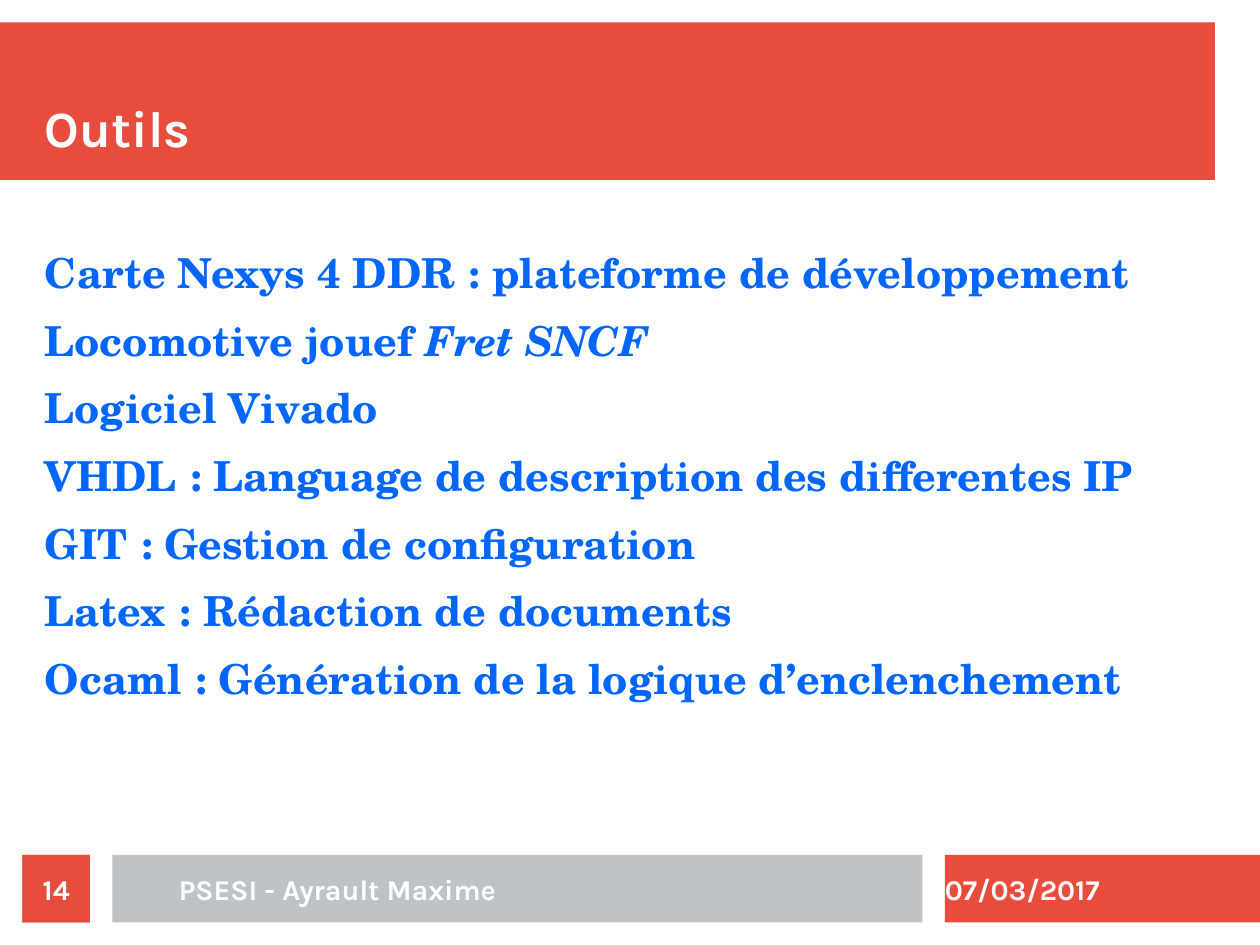
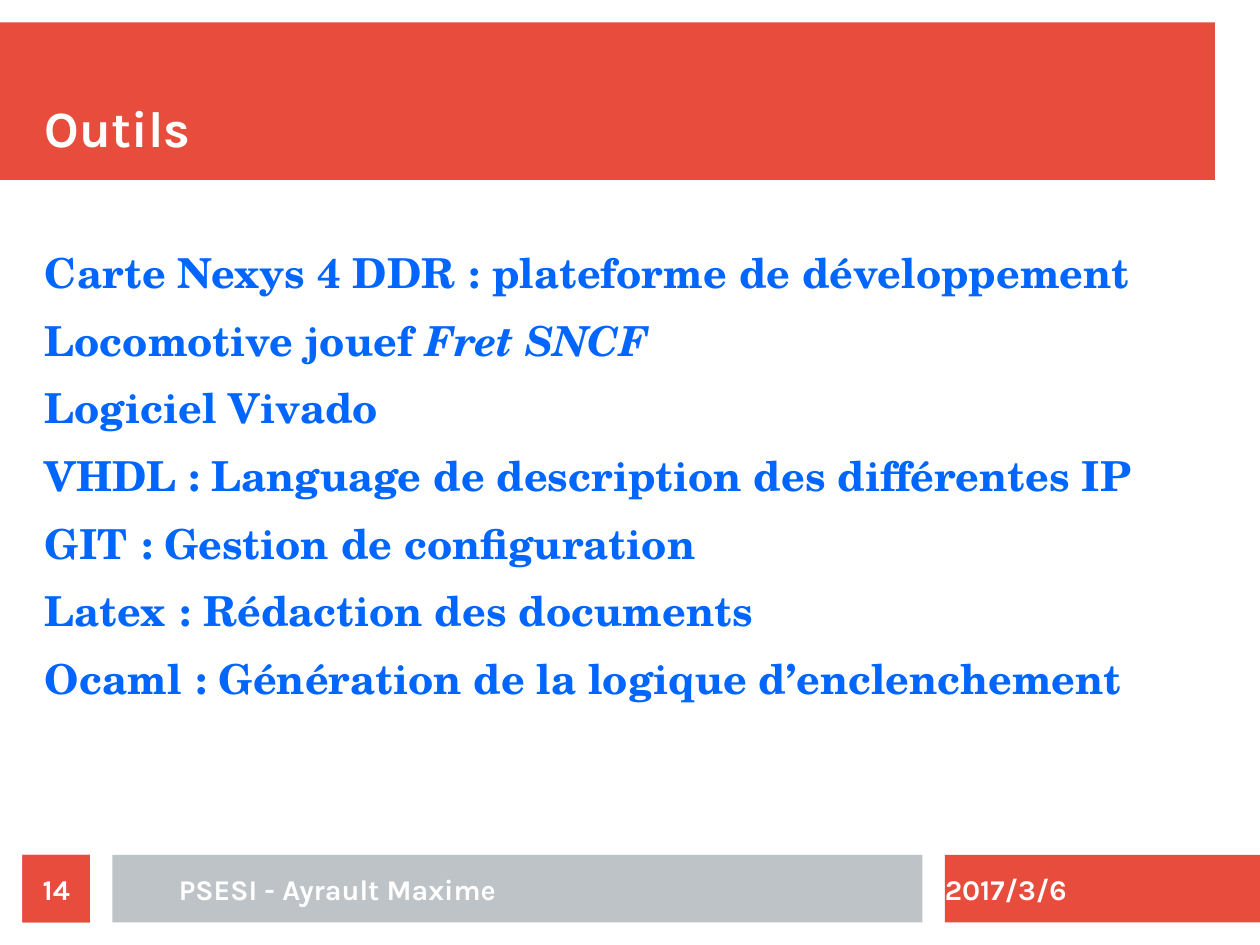
Before and after one commit to maximouth/CBI, a slide deck: slide 14 of Presentation/presentation.odp. Drawn at 1260x945 pixels with LibreOffice and Linux fonts; fonts in the diff are those of the drawing. Boxes give left, top, right and bottom in pixels: in the first picture for what was removed or moved away, otherwise in the second. Text is boxed around its words. In the diff, an @@ line names an element or a change of style, - is before the commit and + after.

```diff
--- a/Presentation/presentation.odp
+++ b/Presentation/presentation.odp
@@ text at [45,460,1132,500]: text changed @@
-VHDL : Language de description des differentes IP
+VHDL : Language de description des différentes IP
@@ text at [45,595,753,627]: text changed @@
-Latex : Rédaction de documents
+Latex : Rédaction des documents
@@ text at [945,878,1067,903]: text changed @@
-07/03/2017
+2017/3/6
```
Also in this commit, not shown: 22 other slides changed.
